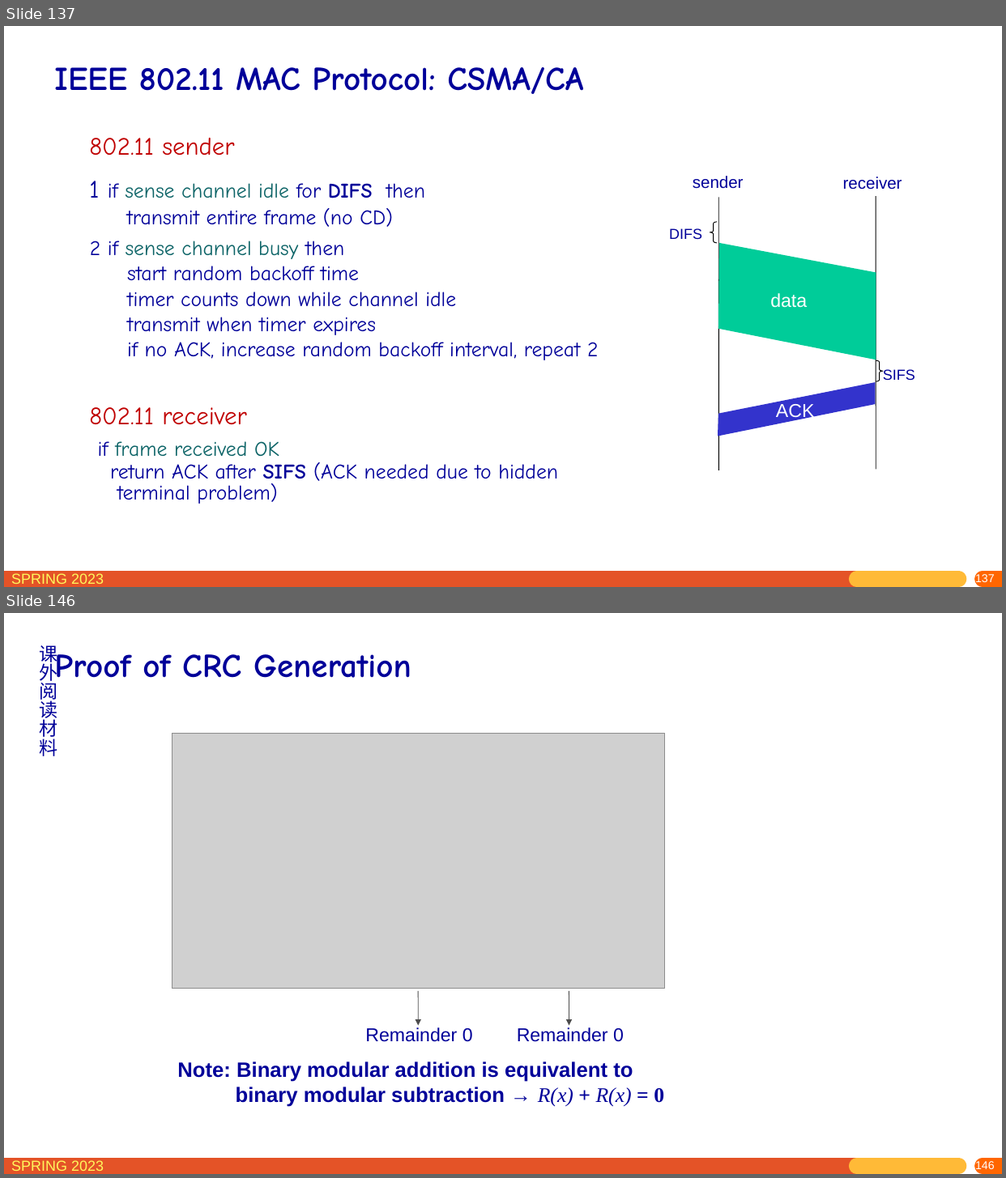
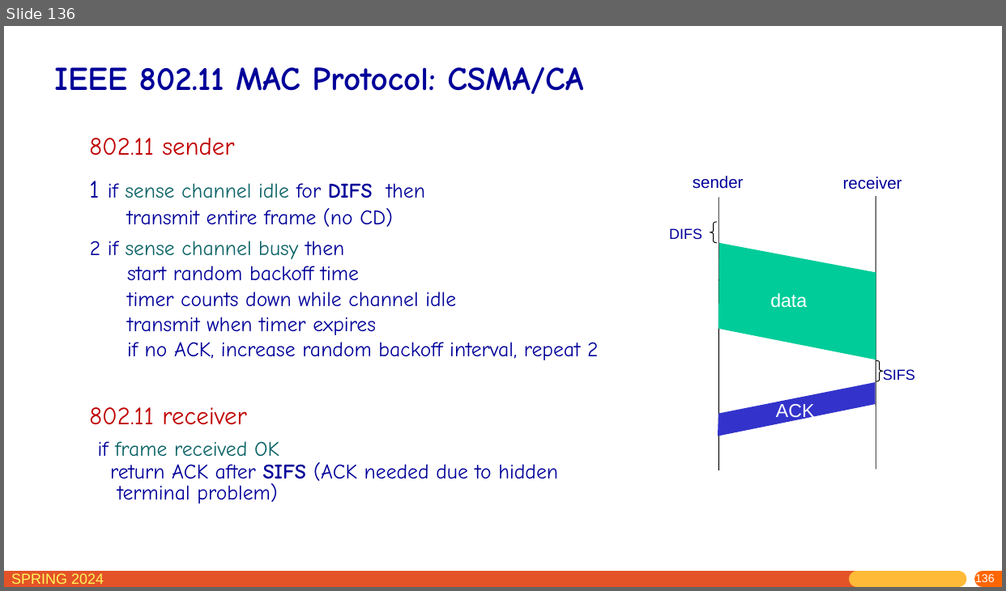
Before and after one commit to network-whu/slides, a slide deck: pptx/chapter6.pptx. Shown one above the other, each under a label of ours: slides 137 and 146 before the commit, slide 136 after it; the slides between them are not shown. The pictures are 1006x1178 and 1006x591 pixels, drawn with LibreOffice and Linux fonts; fonts in the diff are those of the drawing; grey boxes stand for pictures. Boxes give left, top, right and bottom in pixels: in the first picture for what was removed or moved away, otherwise in the second. Text is boxed around its words. In the diff, an @@ line names an element or a change of style, - is before the commit and + after.

```diff
--- a/pptx/chapter6.pptx
+++ b/pptx/chapter6.pptx
@@ slide 146 removed at (4, 613, 1002, 1174), background #FFFFFF; not listed: 5 template elements that a slide beside it also shows @@
@@ text removed at (39, 645, 57, 756) @@
-课外阅读材料
@@ title removed at (54, 648, 411, 688) @@
-Proof of CRC Generation
@@ picture removed at (172, 734, 664, 989) @@
@@ arrow removed from (418, 991) to (418, 1025) @@
@@ arrow removed from (569, 991) to (569, 1025) @@
@@ text removed at (365, 1028, 473, 1042) @@
-Remainder 0
@@ text removed at (517, 1028, 624, 1042) @@
-Remainder 0
@@ text removed at (177, 1062, 664, 1107) @@
-Note: Binary modular addition is equivalent to
-binary modular subtraction → R(x) + R(x) = 0
@@ what was slide 137 is now slide 136 @@
@@ slide 136 changed as well @@
@@ text at (11, 574, 104, 584): text changed @@
-SPRING 2023
+SPRING 2024
@@ page number at (975, 574, 995, 586): text changed @@
-137
+136
```
Also in this commit, not shown: 136 other slides changed, 13 other slides removed.
